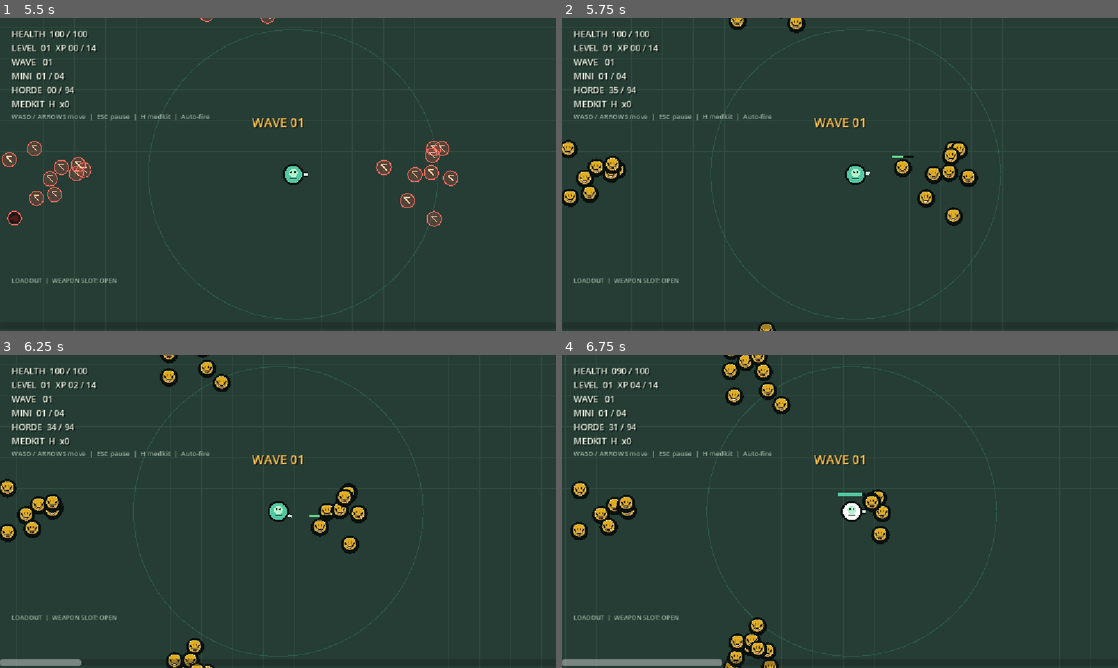
Above: before the commit, frames 1-4 (two rows, left to right).
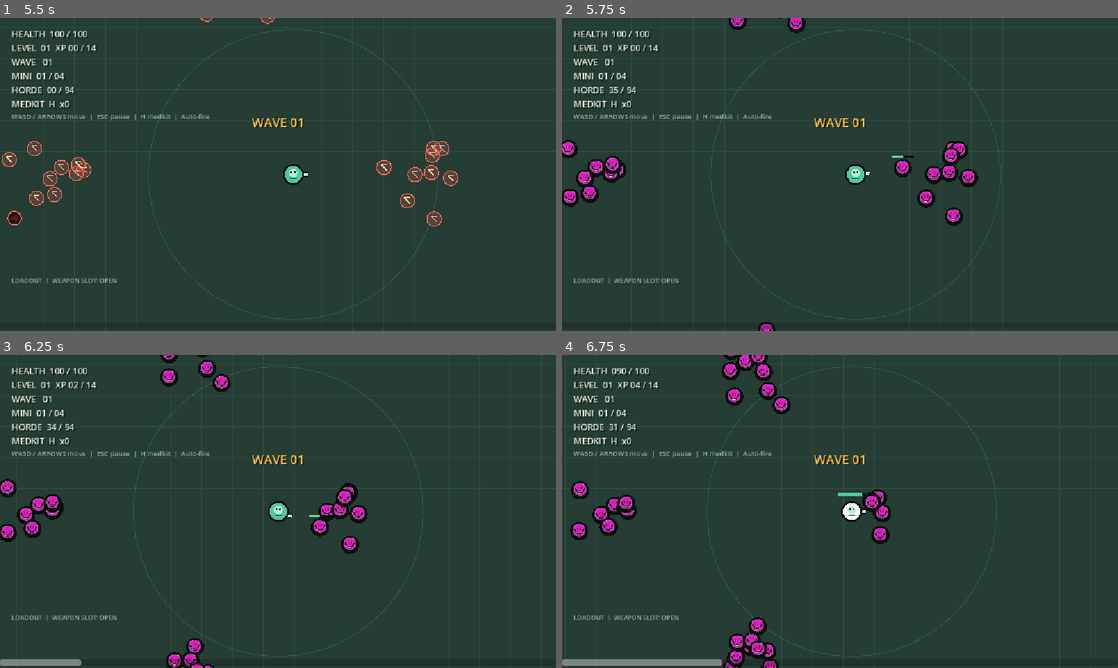
Above: after the commit, the same moments.

Repository: aaaaronn/Tiger-Games
Game: Godot game, scene res://Scenes/main_scene.tscn
The game is run twice, just before and just after one commit, with the same random seed, the same clock (stepped at 60 frames per second) and the same inputs.
Inputs (mouse positions are in pixels of both pictures, inside the frame that each line leads up to):
- Up to frame 1 (5.5 s): click (278, 124) at 0.52 s; type "12" at 0.6 s; click (278, 168) at 0.75 s; type "12" at 0.83 s; click (278, 212) at 0.98 s; type "12" at 1.07 s; click (278, 259) at 1.27 s; type "12" at 1.35 s; click "GENERATE AND START" at 2 s; click "GENERATE AND START" at 2.75 s; click "GENERATE AND START" at 3.5 s; click "USE CURRENT SPRITES" at 4.25 s; tap Enter at 5 s; move the mouse to (400, 158) at 5.02 s; hold D (move_right) from 5.03 s (still down); tap H (use_medkit) at 5.1 s; click (400, 158) at 5.17 s
- Up to frame 2 (5.75 s): keep holding D (move_right)
- Up to frame 3 (6.25 s): release D (move_right) at 5.75 s; drag from (166, 527) to (294, 511) at 5.77 s
- Up to frame 4 (6.75 s): move the mouse to (895, 442) at 6.52 s; hold D (move_right) from 6.53 s (still down); tap H (use_medkit) at 6.6 s

Frame 1 is identical in both runs. In frame 2, 1.1% of the frame differs, in the area x 0-75%, y 0-100%; in frame 3, 1.2%; in frame 4, 1.5%, in the area x 2-59%, y 0-100%.

Commit message:
rgetrydtjfk

Diff:
--- /dev/null
+++ b/Scripts/enemies/enemy_sprite_palette.gd
@@ -0,0 +1,24 @@
+extends RefCounted
+
+var tinted_textures: Dictionary = {}
+
+func get_tinted_texture(source: Texture2D, tint: Color) -> Texture2D:
+	var cache_key := "%d:%s" % [source.get_instance_id(), tint.to_html()]
+	if tinted_textures.has(cache_key):
+		return tinted_textures[cache_key]
+	var image := source.get_image()
+	if image.is_empty():
+		return source
+	var target_hue := tint.h
+	for y in image.get_height():
+		for x in image.get_width():
+			var pixel := image.get_pixel(x, y)
+			if pixel.a <= 0.01:
+				continue
+			var saturation := maxf(pixel.s, 0.72)
+			if pixel.v > 0.94 and pixel.s < 0.18:
+				saturation = 0.08
+			image.set_pixel(x, y, Color.from_hsv(target_hue, saturation, pixel.v, pixel.a))
+	var tinted_texture := ImageTexture.create_from_image(image)
+	tinted_textures[cache_key] = tinted_texture
+	return tinted_texture
--- a/Scripts/enemy.gd
+++ b/Scripts/enemy.gd
@@ -23,6 +23,7 @@
 var body_radius := 16.0
 var sprite_tier := 1
 var generated_sprites: Array[Texture2D] = []
+var display_sprite: Texture2D
 var hit_flash := 0.0
 var speed_multiplier := 1.0
 var damage_multiplier := 1.0
@@ -30,7 +31,7 @@
 var boss_variant := "burst"
 var behaviors: Array = []
 
-func configure(archetype: Resource, wave: int, player_target: Node2D, variant := "burst", tier_sprites: Array[Texture2D] = []) -> void:
+func configure(archetype: Resource, wave: int, player_target: Node2D, variant := "burst", tier_sprites: Array[Texture2D] = [], sprite_palette: Object = null) -> void:
 	kind = String(archetype.id)
 	target = player_target
 	level = maxi(1, 1 + floori(float(wave - 1) / 5.0))
@@ -49,6 +50,9 @@
 		var behavior = behavior_script.new()
 		behavior.setup(self)
 		behaviors.append(behavior)
+	display_sprite = enemy_sprite()
+	if sprite_palette != null:
+		display_sprite = sprite_palette.get_tinted_texture(display_sprite, enemy_tint())
 
 func _ready() -> void:
 	add_to_group("enemies")
@@ -141,6 +145,15 @@
 		return generated_sprites[tier - 1]
 	return ENEMY_SPRITES[tier - 1]
 
+func enemy_tint() -> Color:
+	match kind:
+		"dart", "spitter", "screamer":
+			return Color("1caeff")
+		"charger", "exploder", "brute", "boss", "mini_boss":
+			return Color("ff2528")
+		_:
+			return Color("e82bcc")
+
 func _draw() -> void:
 	var radius := body_radius
 	var bar_width := radius * 2.8
@@ -149,6 +162,7 @@
 		draw_rect(Rect2(-bar_width / 2.0, -radius - 10.0, bar_width * clamp(float(health) / float(max_health), 0.0, 1.0), 5.0), Color("68d391"))
 	draw_circle(Vector2.ZERO, radius + 3.0, Color("08100e"))
 	var sprite_size := radius * 2.2
-	draw_texture_rect(enemy_sprite(), Rect2(-sprite_size / 2.0, -sprite_size / 2.0, sprite_size, sprite_size), false)
+	var texture := display_sprite if display_sprite != null else enemy_sprite()
+	draw_texture_rect(texture, Rect2(-sprite_size / 2.0, -sprite_size / 2.0, sprite_size, sprite_size), false)
 	for behavior in behaviors:
 		behavior.draw_component()
--- a/Scripts/game.gd
+++ b/Scripts/game.gd
@@ -7,6 +7,7 @@
 const ShopCatalog = preload("res://Scripts/shop/shop_catalog.gd")
 const EnemyCatalog = preload("res://Scripts/enemies/enemy_catalog.gd")
 const EnemySetupPanel = preload("res://Scripts/enemies/enemy_setup_panel.gd")
+const EnemySpritePalette = preload("res://Scripts/enemies/enemy_sprite_palette.gd")
 const WEAPON_KINDS := ["scatter", "pierce", "pulse"]
 const LOADOUT_SLOT_WIDTH := 76.0
 const LOADOUT_SLOT_HEIGHT := 62.0
@@ -50,6 +51,7 @@
 var owned_counts: Dictionary = {}
 var shop_catalog: Array = []
 var enemy_catalog
+var enemy_sprite_palette
 var gameplay_started := false
 var enemy_sprites: Array[Texture2D] = []
 
@@ -87,6 +89,7 @@
 	player = $Player
 	shop_catalog = ShopCatalog.create_items()
 	enemy_catalog = EnemyCatalog.new()
+	enemy_sprite_palette = EnemySpritePalette.new()
 	enemy_setup.connect("generation_requested", _on_enemy_generation_requested)
 	enemy_setup.connect("offline_requested", _on_enemy_setup_offline_requested)
 	sprite_generator.connect("generation_completed", _on_enemy_sprites_generated)
@@ -372,7 +375,7 @@
 	var enemy := Enemy.new()
 	var kind: StringName = enemy_catalog.choose_kind(wave)
 	enemy.position = spawn_position if spawn_position != Vector2.ZERO else random_spawn_position()
-	enemy.configure(enemy_catalog.get_definition(kind), wave, player, boss_variant, enemy_sprites)
+	enemy.configure(enemy_catalog.get_definition(kind), wave, player, boss_variant, enemy_sprites, enemy_sprite_palette)
 	enemy.speed *= ENEMY_SPEED_MULTIPLIER
 	enemy.died.connect(_on_enemy_died)
 	add_child(enemy)
@@ -381,7 +384,7 @@
 	var boss := Enemy.new()
 	boss.position = random_spawn_position(randf() * TAU)
 	var kind: StringName = &"boss" if is_big else &"mini_boss"
-	boss.configure(enemy_catalog.get_definition(kind), wave, player, boss_variant, enemy_sprites)
+	boss.configure(enemy_catalog.get_definition(kind), wave, player, boss_variant, enemy_sprites, enemy_sprite_palette)
 	boss.speed *= ENEMY_SPEED_MULTIPLIER
 	boss.died.connect(_on_enemy_died)
 	add_child(boss)
Not shown, added: Scripts/enemies/enemy_sprite_palette.gd.uid
